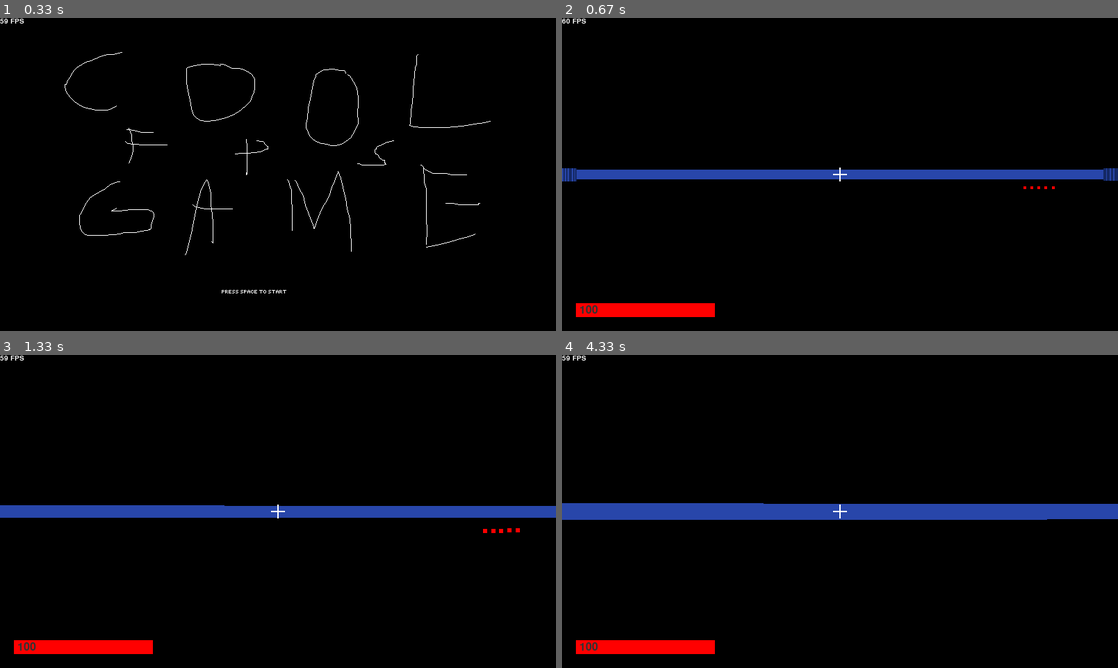
Above: before the commit, frames 1-4 (two rows, left to right).
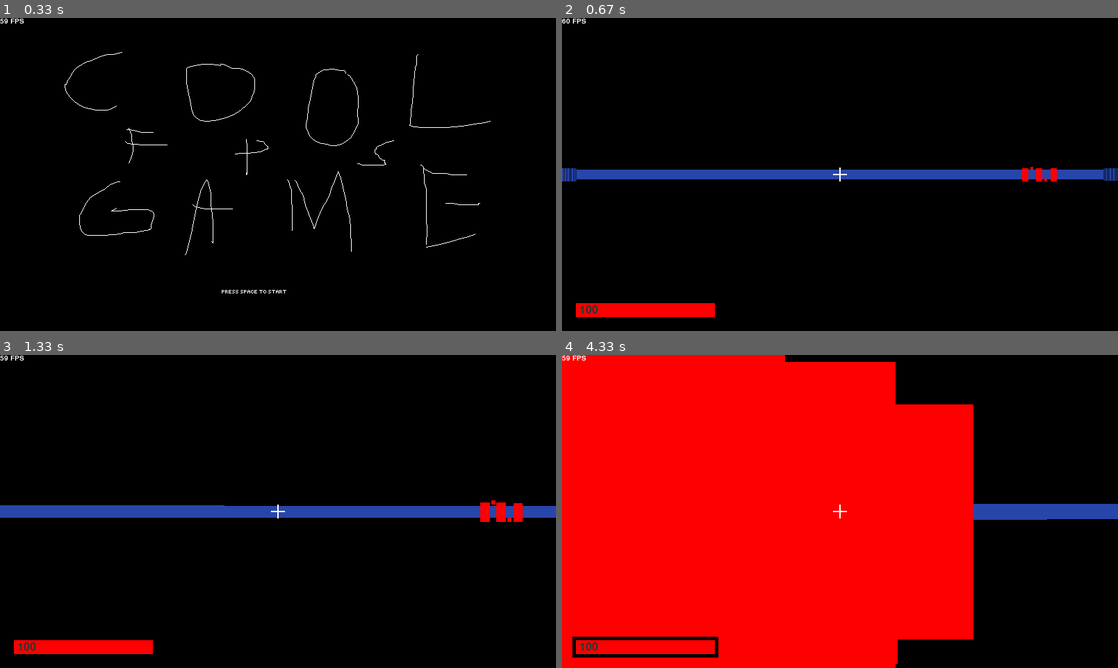
Above: after the commit, the same moments.

Repository: MuhDash73/pygame_fps
Game: pygame game, started from main.py
The game is run twice, just before and just after one commit, with the same random seed, the same clock (stepped at 60 frames per second) and the same inputs.
Inputs:
- Up to frame 1 (0.33 s): no input
- Up to frame 2 (0.67 s): tap Space at 0.33 s
- Up to frame 3 (1.33 s): hold Right 0.67-1.13 s; tap Space at 0.73, 1.03, 1.23 s; hold Up from 1.17 s (still down); hold W from 1.17 s (still down)
- Up to frame 4 (4.33 s): release Up at 1.47 s; release W at 1.47 s; hold Right 1.5-1.97 s; hold D 1.5-1.97 s; tap Space at 1.57, 1.87, 2.07, 2.37, 2.63, 2.97, 3.27, 3.4, 3.8, 4.1 s; hold Left 2-2.53 s; hold A 2-2.53 s; hold Down 2.57-2.87 s; hold S 2.57-2.87 s; hold Left 2.9-3.3 s; hold A 2.9-3.3 s; hold Up 3.33-3.7 s; hold W 3.33-3.7 s; hold Right from 3.73 s (still down); hold D from 3.73 s (still down)

Frame 1 is identical in both runs. In frame 2, 0.2% of the frame differs, in the area x 82-89%, y 47-55%; in frame 3, 0.4%; in frame 4, 68%, in the area x 0-74%, y 0-100%.

Commit message:
finished different enemy heights

Diff:
--- a/enemy.py
+++ b/enemy.py
@@ -85,7 +85,6 @@
     def __init__(self, enemy, groups, player):
         super().__init__(groups)
         self.type = random.choice(["normal", "high", "low"])
-        self.type = "high"
         list = enemy_heights[self.type]
         self.width = list[0]
         self.height = list[1]
--- a/settings.py
+++ b/settings.py
@@ -7,5 +7,5 @@
 
 enemy_heights = {
     "normal" : [45, 90, (20,40), 4],
-    "high" : [20, 20, (9,9), 90],
-    "low" : [20, 20, (9,9), 4]}
+    "high" : [20, 20, (9,9), -40],
+    "low" : [20, 20, (9,9), 40]}
